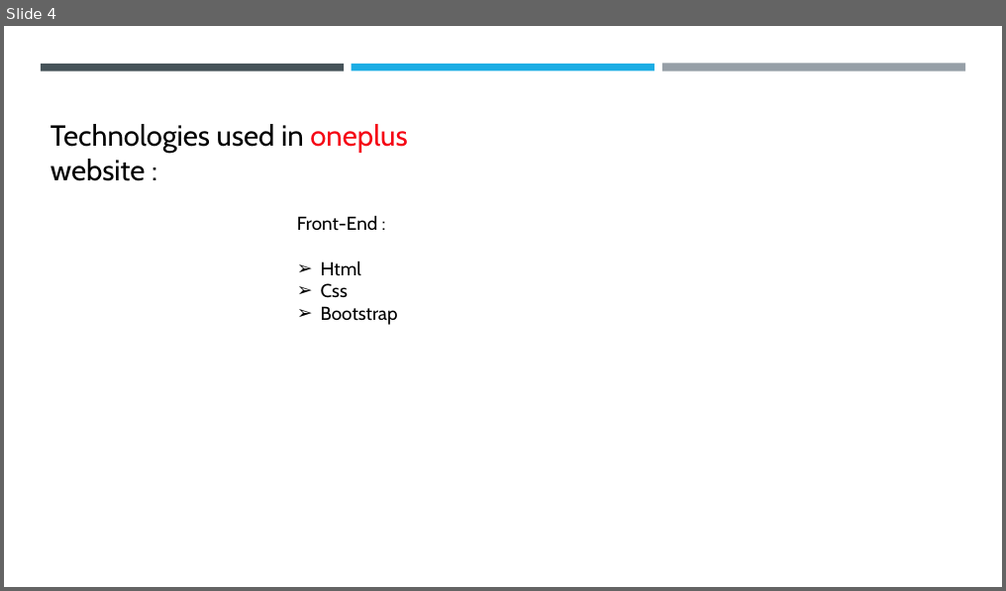
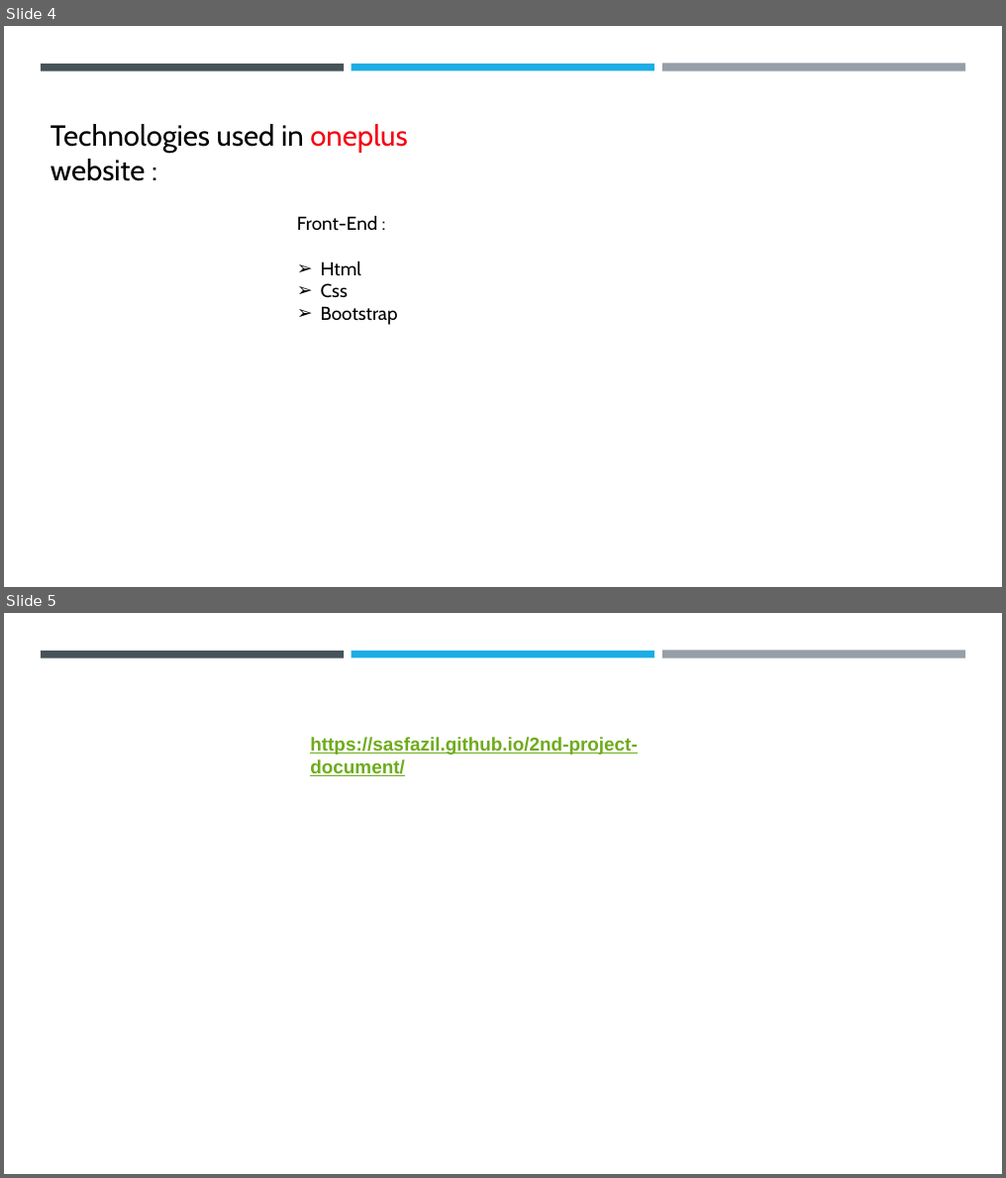
Before and after one commit to sasfazil/2nd-project-document, a slide deck: 2nd PROJECT.pptx. Shown one above the other, each under a label of ours: slide 4 before the commit, slides 4 and 5 after it. The pictures are 1006x591 and 1006x1178 pixels, drawn with LibreOffice and Linux fonts; fonts in the diff are those of the drawing. Boxes give left, top, right and bottom in pixels: in the first picture for what was removed or moved away, otherwise in the second. Text is boxed around its words. In the diff, an @@ line names an element or a change of style, - is before the commit and + after.

Commit message:
code

```diff
--- a/2nd PROJECT.pptx
+++ b/2nd PROJECT.pptx
@@ slide 5 added at <box>4,613,1002,1174</box>, background #FFFFFF; not listed: 3 template elements that a slide beside it also shows @@
@@ text added at <box>310,737,637,776</box>, 18 pt, text #6EAC1C, bold, underline @@
+https://sasfazil.github.io/2nd-project-document/
```
Also in this commit, not shown: 1 slide removed.
